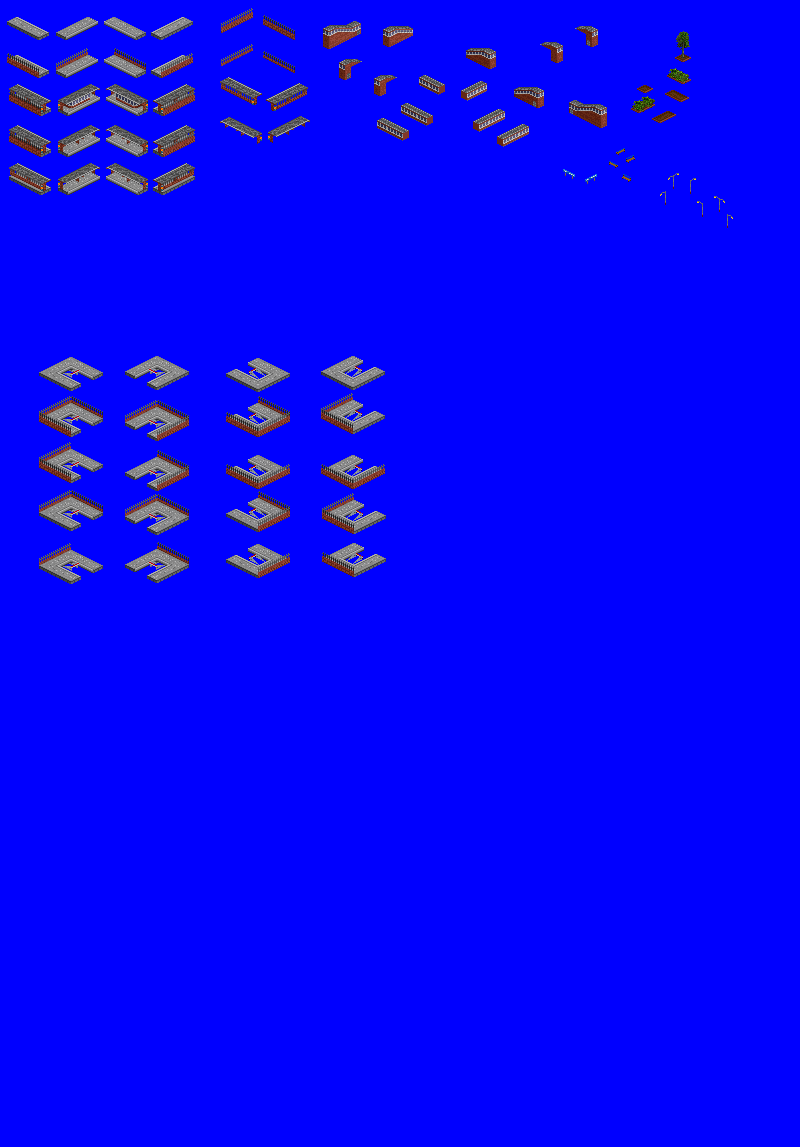
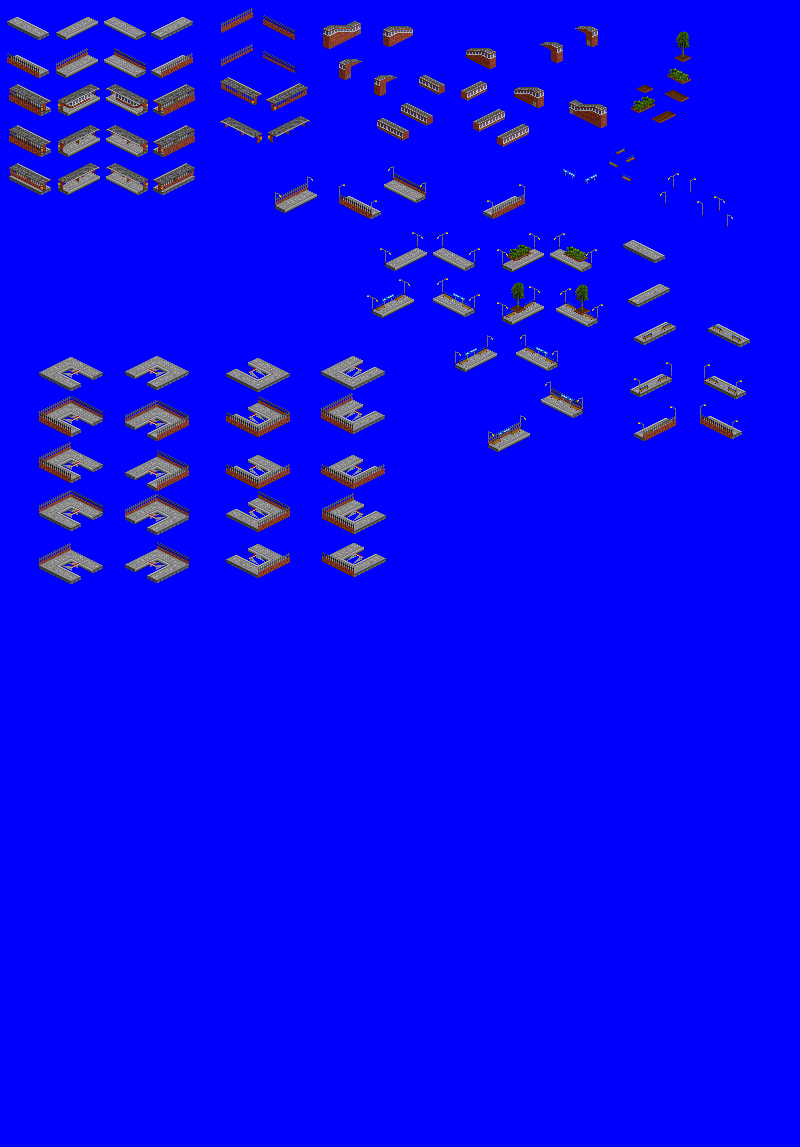
Layers edited between the first and the second 800×1147 image:
painted on "Pasted Layer" over [275, 166, 750, 452]
